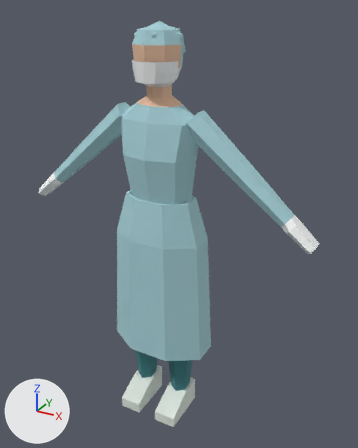
One commit to the FBX model Assets/Character/Surgeon_Male/Surgeon_Male.fbx: the scene before it, then after it.
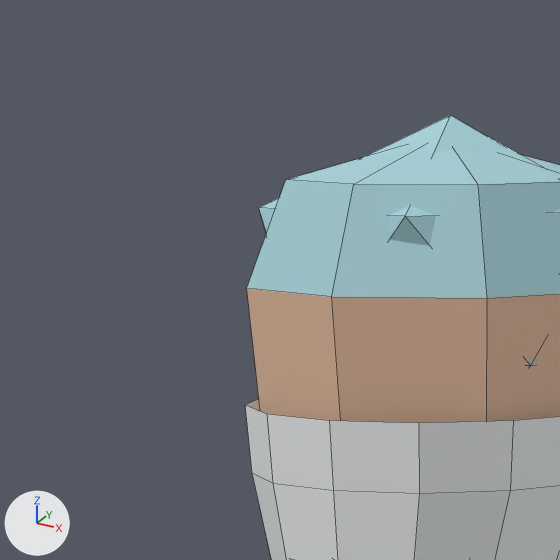
Each version appears first whole from a 50 mm camera at (1.087, -1.807, 1.942) aimed at (0.063, 0.056, 1.01), and next in a close-up on the part from 28% to 49% of the width and 1% to 18% of the height. Every picture has the same lights, and +X, +Y and +Z are marked at lower left. The last two pictures show the newer version. The close-ups show mesh edges as thin lines.

Names of what the first close-up shows: 'Surgeon_Male'.
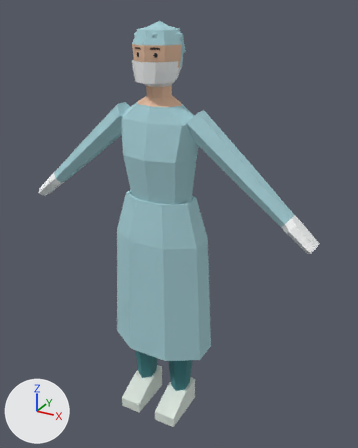
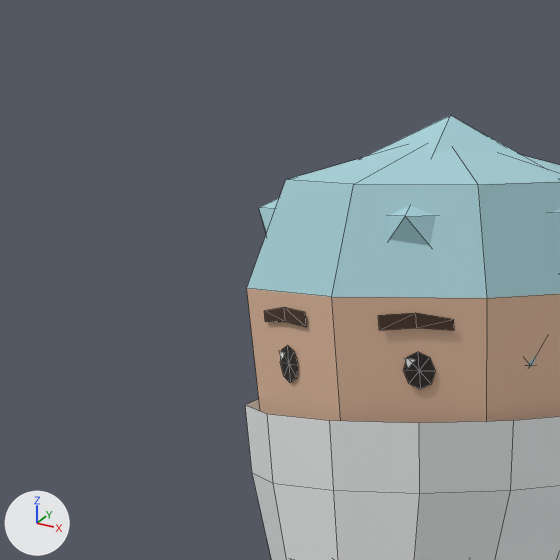
Pixel boxes (x1, y1, x2, y2) of what changed, in the close-ups (560 x 560 px):
part 1 of me_surgeon_male, added: after (264, 307, 454, 389)

The change, as a diff of the scene's bpy script:
```diff
--- a/Assets/Character/Surgeon_Male/Surgeon_Male.fbx.py
+++ b/Assets/Character/Surgeon_Male/Surgeon_Male.fbx.py
@@ img_facepalette_png @@
+img_facepalette_png = load_image('FacePalette.png', '../Face/FacePalette.png', 32, 16, 'sRGB')
@@ mat_surgeon_male_face @@
+mat_surgeon_male_face = principled_material('Surgeon_Male_Face')
+mat_surgeon_male_face.texture = img_facepalette_png
+mat_surgeon_male_face.roughness = 0.55
@@ me_surgeon_male @@
 # used by ob_surgeon_male; location = (0.0, 0.0, 0.0)
-me_surgeon_male.from_pydata(...)  # 330 vertices, 308 faces; spans x -0.72..0.72, y -0.17..0.15, z 0.0..1.89
+me_surgeon_male.from_pydata(...)  # 388 vertices, 352 faces; spans x -0.72..0.72, y -0.17..0.15, z 0.0..1.89
+# me_surgeon_male part 1
+# 58 vertices are added at x -0.06..0.06, y -0.1..-0.08, z 1.76..1.8
+# 44 new faces join them, mat_surgeon_male_face (picture img_facepalette_png)
 me_surgeon_male.materials.append(mat_surgeon_male_gown)
@@ me_surgeon_male @@
 me_surgeon_male.materials.append(mat_surgeon_male_shoes)
+me_surgeon_male.materials.append(mat_surgeon_male_face)  # picture img_facepalette_png
```
